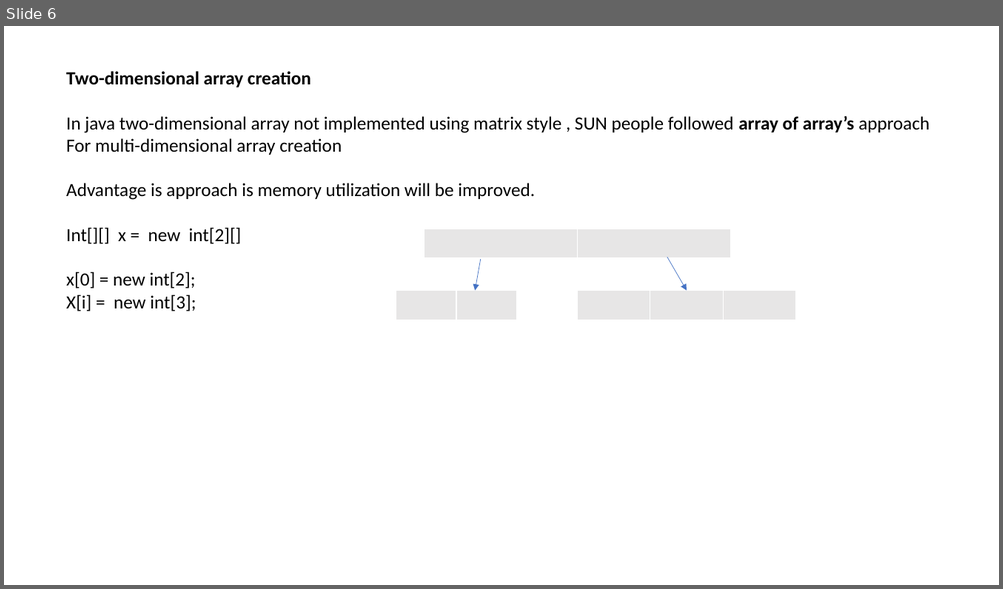
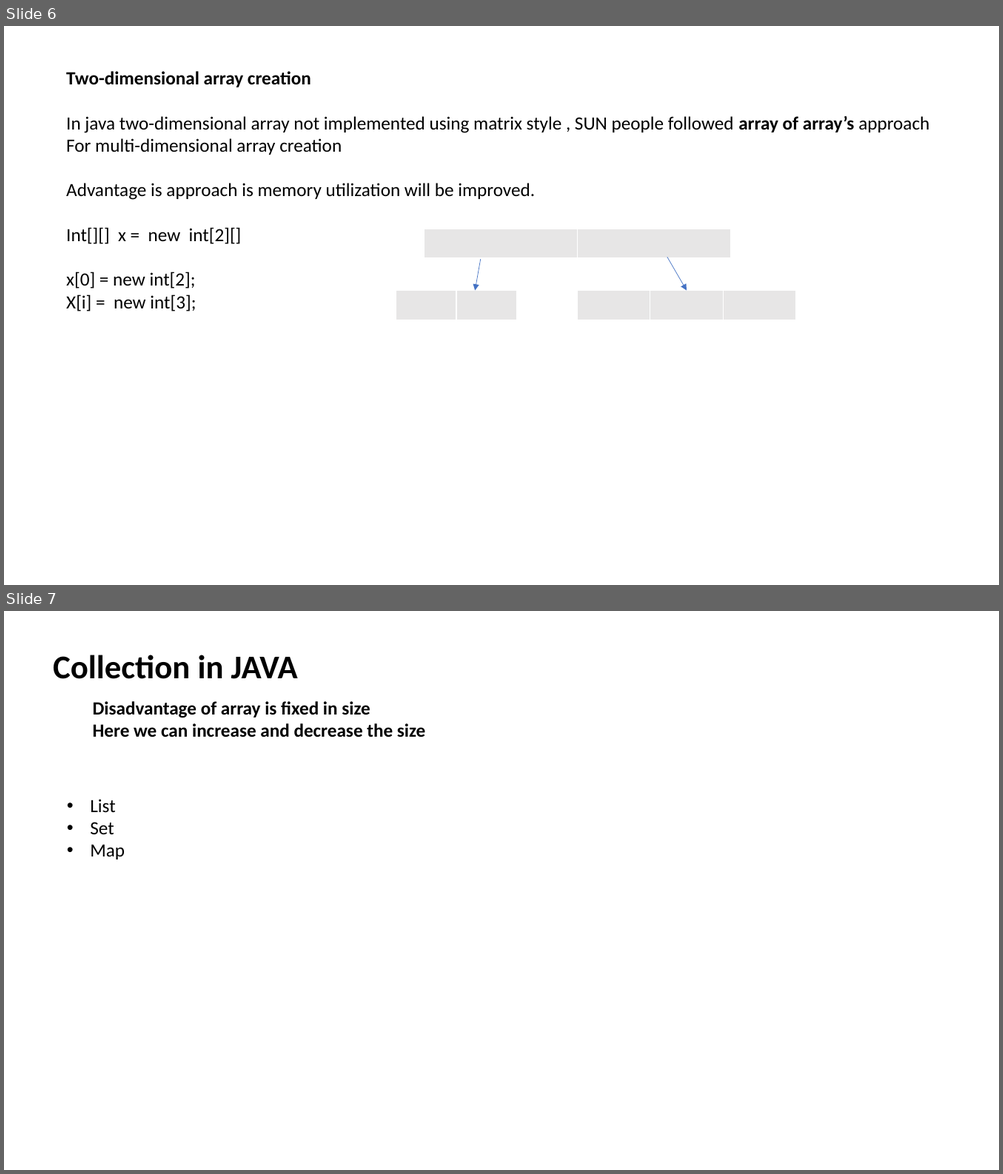
Before and after one commit to rohitb13/images, a slide deck: JAVA Learning Material/JAVA_Rohit/Core Java_1_Month_Plan/Day_6_Array.pptx. Shown one above the other, each under a label of ours: slide 6 before the commit, slides 6 and 7 after it. The pictures are 1003x589 and 1003x1174 pixels, drawn with LibreOffice and Linux fonts; fonts in the diff are those of the drawing. Boxes give left, top, right and bottom in pixels: in the first picture for what was removed or moved away, otherwise in the second. Text is boxed around its words. In the diff, an @@ line names an element or a change of style, - is before the commit and + after.

```diff
--- a/JAVA Learning Material/JAVA_Rohit/Core Java_1_Month_Plan/Day_6_Array.pptx
+++ b/JAVA Learning Material/JAVA_Rohit/Core Java_1_Month_Plan/Day_6_Array.pptx
@@ slide 7 added at (x1=4, y1=611, x2=999, y2=1170), background #FFFFFF @@
@@ text added at (x1=53, y1=655, x2=298, y2=679), 32 pt, text #000000, bold @@
+Collection in JAVA
@@ text added at (x1=93, y1=701, x2=425, y2=738), 18 pt, text #000000, bold @@
+Disadvantage of array is fixed in size
+Here we can increase and decrease the size
@@ text added at (x1=90, y1=799, x2=125, y2=860), 18 pt, text #000000 @@
+• List
+• Set
+• Map
```
Also in this commit, not shown: 1 slide changed, 3 other slides added, 7 other files.
